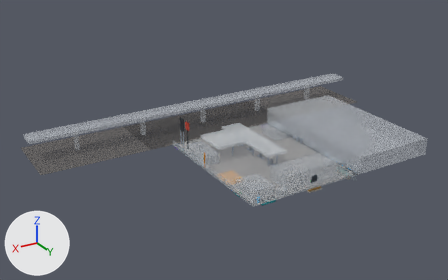
What one commit did to the glTF model portal-proposal/public/sites/models/1156.glb.
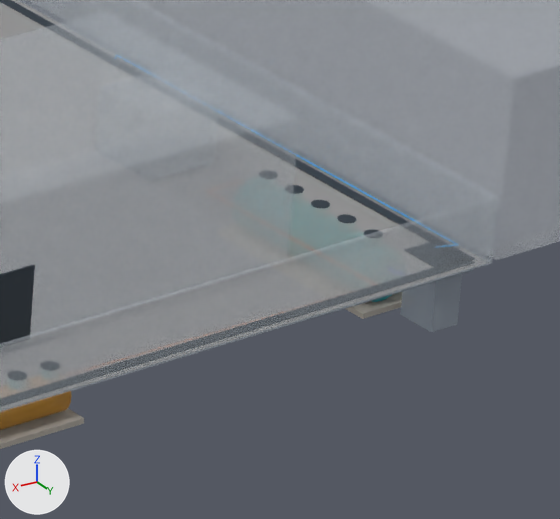
Old and new are each drawn whole from a camera (50 mm lens) standing at (129.4, 186.8, 105.4) and looking at (6.4, -18.1, 2.9) and again close up on the part from 70% to 82% of the width and 54% to 71% of the height. Every picture has the same lights, and +X, +Y and +Z are marked at lower left. The older version's two pictures come first. Where no turn or scale is listed for an object, it has been applied to the vertices. Vertices at exactly the same position are counted once.

In view in the first close-up: 'Boundary firewall', 'Boundary firewall.001', 'Forecourt (shown flat at ±0.00, no levels known)', 'KFC drive-through restaurant', 'KFC grease trap (one large tank, 4 lids)', 'KFC grease trap base (assumed)', 'KFC pump sump (electric pumps)', 'KFC treatment tank (one large tank, 5 lids)', 'KFC treatment tank base (assumed)', 'Neighbouring warehouse (west)', 'Rolling door to the KFC pump room', 'Treatment tank lid.005', 'Treatment tank lid.007', 'U-drain grating.001' and 4 more.
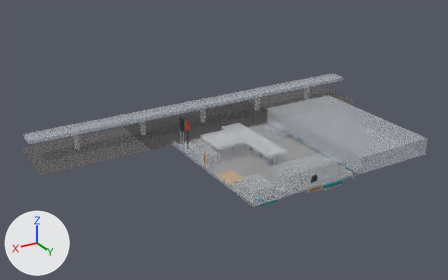
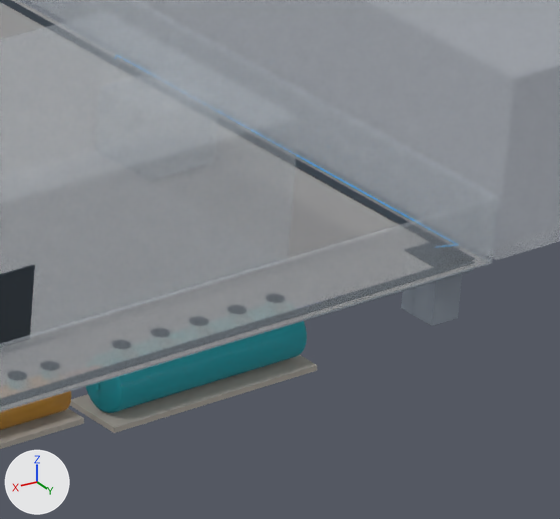
Pixel boxes (x1, y1, x2, y2) of what changed, in the close-ups (560 x 519 px):
'KFC treatment tank (one large tank, 5 lids)', reshaped (mostly hidden before): before (372, 295, 391, 302); after (86, 321, 307, 413)
'KFC treatment tank base (assumed)', moved, rescaled: before (346, 292, 402, 319); after (70, 355, 317, 433)
'Treatment tank lid.007', moved (not visible afterwards): before (337, 214, 356, 223)
'Treatment tank lid.005', moved (not visible afterwards): before (311, 200, 330, 208)

Diff of the bpy script that builds the scene:
```diff
--- a/portal-proposal/public/sites/models/1156.glb.py
+++ b/portal-proposal/public/sites/models/1156.glb.py
@@ me_mesh_9 @@
 # used by ob_kfc_treatment_tank__one_large_tank__5_lids; location = (0.0, 0.0, 0.0)
-me_mesh_9.from_pydata(...)  # 514 vertices, 1024 faces; spans x -23.2..-21.2, y 20.7..28.1, z -2.35..-0.35
+me_mesh_9.from_pydata(...)  # 514 vertices, 1024 faces; spans x -16.8..-8.2, y 28.3..30.3, z -2.35..-0.35
+# me_mesh_9 part 1: 514 of 514 vertices moved; they spanned x -23.2..-21.2, y 20.7..28.1, z -2.35..-0.35 and now span x -16.8..-8.2, y 28.3..30.3, z -2.35..-0.35; mean shift (9.7, 4.9, 0.0)
 me_mesh_9.materials.append(mat_tank)
@@ me_mesh_15 @@
 # used by ob_treatment_tank_lid_005; location = (0.0, 0.0, 0.0)
-me_mesh_15.from_pydata(...)  # 66 vertices, 128 faces; spans x -22.53..-21.87, y 24.07..24.73, z 0.0..0.03
+me_mesh_15.from_pydata(...)  # 66 vertices, 128 faces; spans x -12.83..-12.17, y 28.97..29.63, z 0.0..0.03
+# me_mesh_15 part 2: the whole mesh is moved by (9.7, 4.9, 0.0)
 me_mesh_15.materials.append(mat_cover)
@@ me_mesh_17 @@
 # used by ob_treatment_tank_lid_007; location = (0.0, 0.0, 0.0)
-me_mesh_17.from_pydata(...)  # 66 vertices, 128 faces; spans x -22.53..-21.87, y 25.47..26.13, z 0.0..0.03
+me_mesh_17.from_pydata(...)  # 66 vertices, 128 faces; spans x -11.13..-10.47, y 28.97..29.63, z 0.0..0.03
+# me_mesh_17 part 3: the whole mesh is moved by (11.4, 3.5, 0.0)
 me_mesh_17.materials.append(mat_cover)
@@ me_mesh_70 @@
 # used by ob_kfc_treatment_tank_base__assumed; location = (0.0, 0.0, 0.0)
-me_mesh_70.from_pydata(...)  # 8 vertices, 12 faces; spans x -23.4..-21.0, y 20.5..28.3, z -2.55..-2.35
+me_mesh_70.from_pydata(...)  # 8 vertices, 12 faces; spans x -17.0..-8.0, y 28.1..30.5, z -2.55..-2.35
+# me_mesh_70 part 4: the whole mesh is scaled about its middle by (3.75, 0.308, 1), then moved by (9.7, 4.9, 0.0)
 me_mesh_70.materials.append(mat_slab)
```
